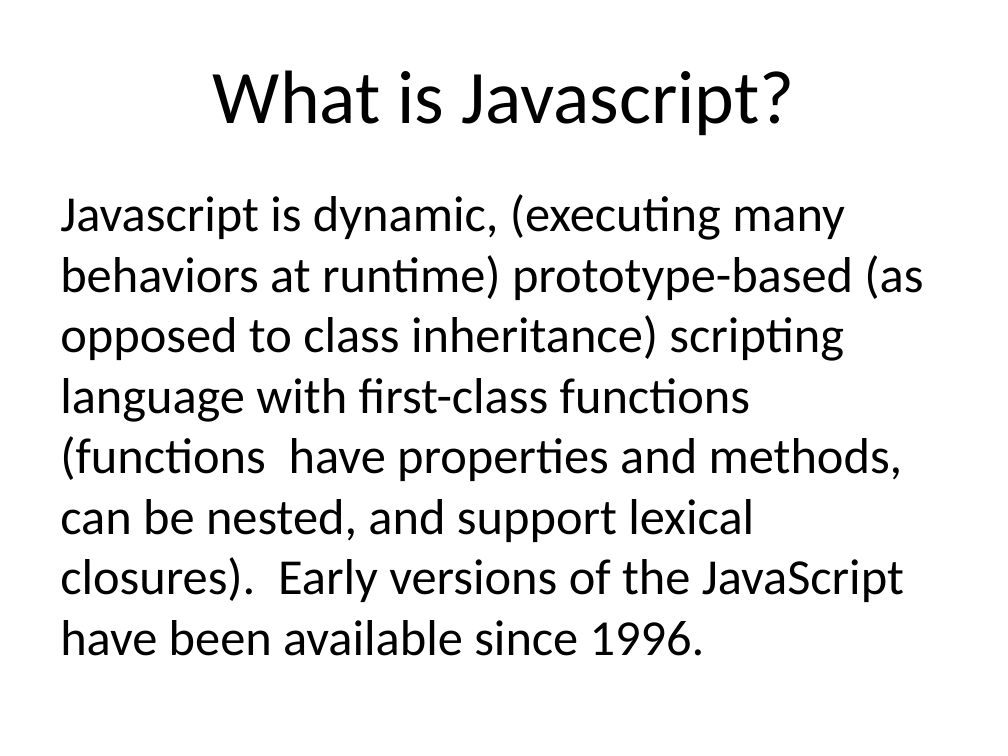
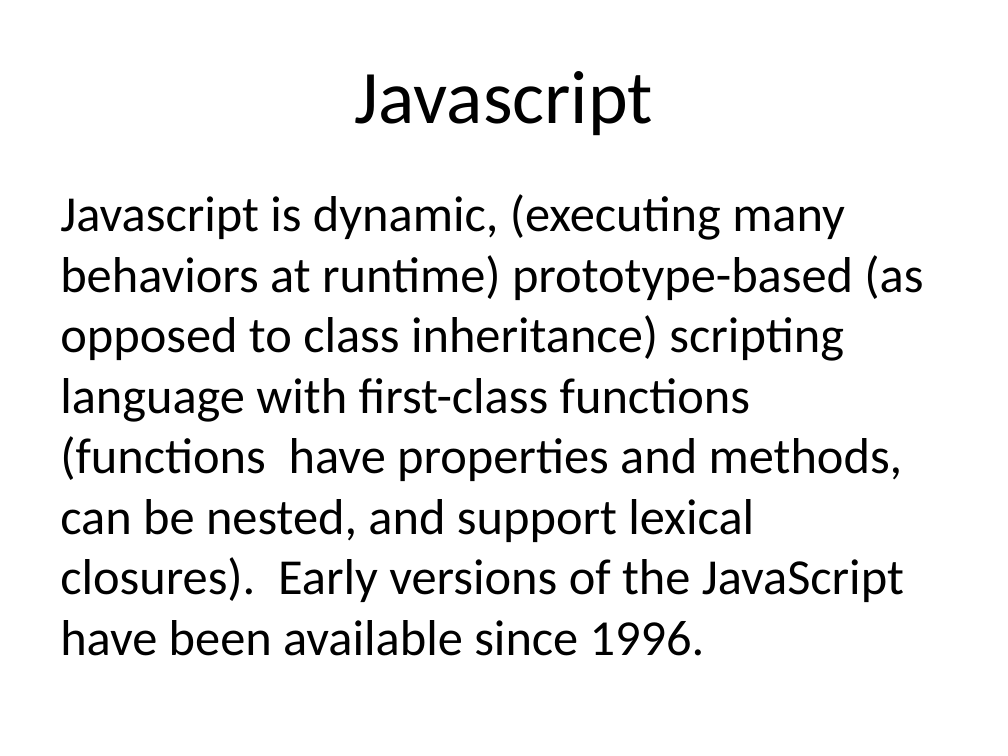
Before and after one commit to benralexander/lv, a slide deck: slide 11 of myD3_latest_c.ppt (slide 8 before the commit). Drawn at 1008x756 pixels with LibreOffice and Linux fonts; fonts in the diff are those of the drawing. Boxes give left, top, right and bottom in pixels: in the first picture for what was removed or moved away, otherwise in the second. Text is boxed around its words. In the diff, an @@ line names an element or a change of style, - is before the commit and + after.

```diff
--- a/myD3_latest_c.ppt
+++ b/myD3_latest_c.ppt
@@ title at <box>355,71,653,136</box>: text changed @@
-What is Javascript?
+Javascript
```
Also in this commit, not shown: 4 other slides changed, 8 slides added.
